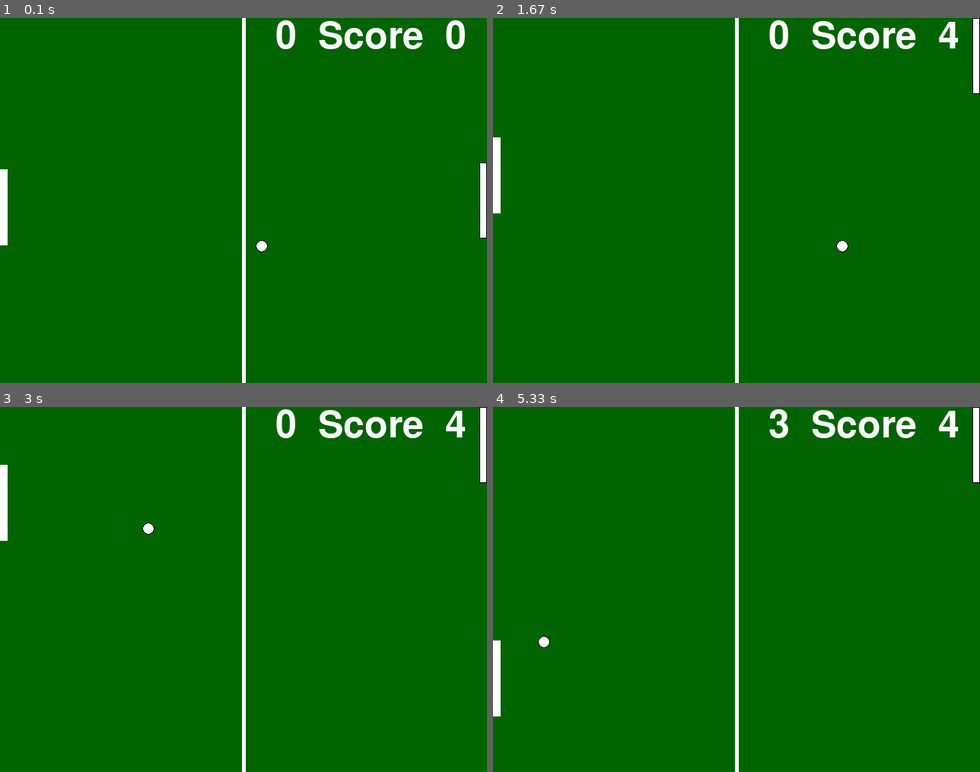
Above: before the commit, frames 1-4 (two rows, left to right).
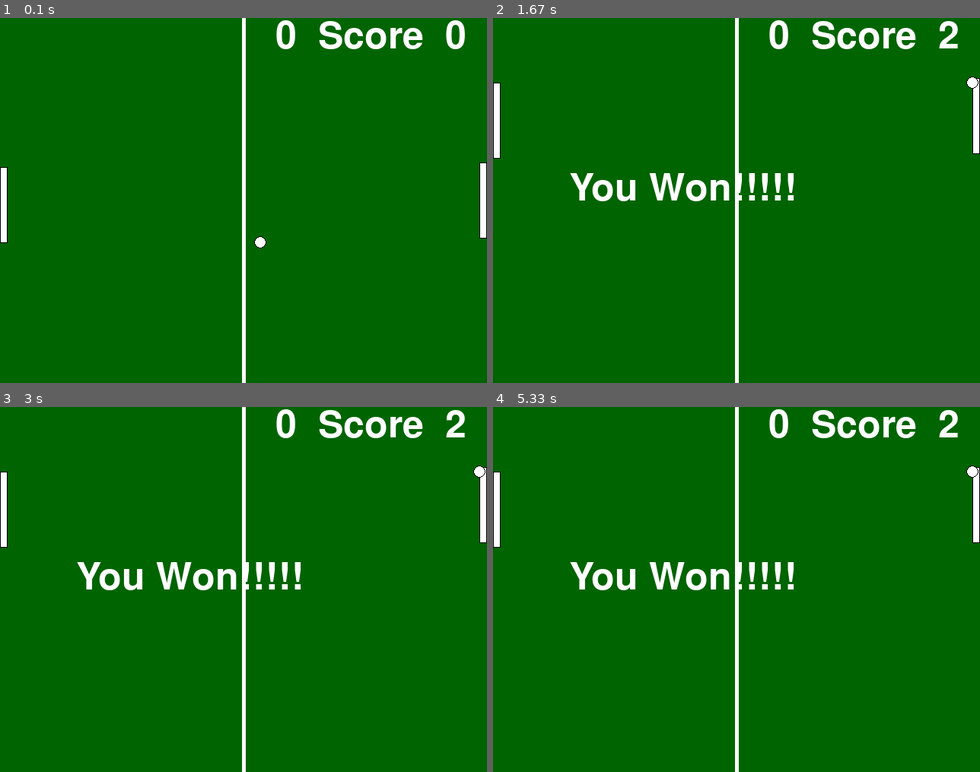
Above: after the commit, the same moments.

Repository: smoross/Pygame
Game: pygame game, started from PingPong.py
The game is run twice, just before and just after one commit, with the same random seed, the same clock (stepped at 60 frames per second) and the same inputs.
Inputs:
- Up to frame 1 (0.1 s): no input
- Up to frame 2 (1.67 s): hold Up 0.33-0.8 s; hold Down 0.83-1.13 s; hold Up 1.17-1.53 s
- Up to frame 3 (3 s): no input
- Up to frame 4 (5.33 s): no input

The runs differ from the first frame. In frame 1, 0.1% of the frame differs, in the area x 0-55%, y 40-65%; in frame 2, 2.7%; in frame 3, 2.3%; in frame 4, 3.0%, in the area x 0-100%, y 0-85%.

Commit message:
Continuing finishing touches

Diff:
--- a/PingPong.py
+++ b/PingPong.py
@@ -1,6 +1,6 @@
 print ('This is a game by Samantha Moross')
 
-import pygame, sys, random, os
+import pygame, sys, random, os, time
 from pygame.locals import Rect, DOUBLEBUF, QUIT, K_ESCAPE, KEYDOWN, K_DOWN, \
     K_LEFT, K_UP, K_RIGHT, KEYUP, K_LCTRL, K_RETURN, FULLSCREEN
 
@@ -8,8 +8,7 @@
 screensize = (640, 480)
 screen = pygame.display.set_mode(screensize)
 FPS = 200
-player_paddle_win = False
-ai_paddle_win = False
+
 #Define colors
 black = (0, 0, 0)
 white = (255, 255, 255)
@@ -44,6 +43,9 @@
 		self.ai_score = 0
 		self.player_score = 0
 
+		self.player_paddle_win = False
+		self.ai_paddle_win = False
+
 	def update(self, player_paddle, ai_paddle):
 		self.centerx += self.direction[0]*self.speedx
 		self.centery += self.direction[1]*self.speedy
@@ -51,8 +53,6 @@
 		self.rect.center = (self.centerx, self.centery)
 
 		sound = pygame.mixer.Sound(os.path.join('ping.wav'))
-
-
 
 		#makes sure if ball hits top it comes back down
 		if self.rect.top <= 0:
@@ -80,16 +80,16 @@
 			self.player_score += 1
 			sound.play()
 			self.speedx += 0.5 #speed increases when pong ball collides
-			if self.player_score == 10: #win if you score 15 points
-				player_paddle_win = True
+			if self.player_score == 1: #win if you score 15 points
+				self.player_paddle_win = True
 
 		if self.rect.colliderect(ai_paddle.rect):
 			self.direction[0] = 1
 			self.ai_score += 1
 			sound.play()
 			self.speedy += 0.5 #speed increases when pong ball collides
-			if self.ai_score == 10: #lose if the computer scores 15 points
-				ai_paddle_win = True
+			if self.ai_score == 1: #lose if the computer scores 15 points
+				self.ai_paddle_win = True
 
 	def render(self, screen):
 		pygame.draw.circle(screen, self.color, self.rect.center, self.radius, 0)
@@ -121,7 +121,7 @@
 
 	def render(self,screen):
 		pygame.draw.rect(screen, self.color, self.rect, 0)
-		pygame.draw.rect(screen, white, self.rect, 1)
+		pygame.draw.rect(screen, black, self.rect, 1)
 
 class PlayerPaddle(object):
 	def __init__(self, screensize):
@@ -166,6 +166,11 @@
 	pygame.display.set_caption('Pong')
 
 	pygame.mixer.music.load(os.path.join('ping.wav'))
+	pygame.mixer.music.load(os.path.join('win.wav'))
+	pygame.mixer.music.load(os.path.join('lose.wav'))
+
+	win = pygame.mixer.Sound(os.path.join('win.wav'))
+	lose = pygame.mixer.Sound(os.path.join('lose.wav'))
 
 	while running: #Main game loop
 		for event in pygame.event.get(): #handles events
@@ -187,18 +192,14 @@
 					player_paddle.direction = 0
 
 
+		if pong.player_paddle_win == True:
+			running = False
+		elif pong.ai_paddle_win == True:
+			running = False
+
 		ai_paddle.update(pong)
 		player_paddle.update()
 		pong.update(player_paddle, ai_paddle)
-
-		# if player_paddle_win == True:
-		# 	txt = font.render("Congratulations you win!!!!!", True, white)
-		# 	screen.blit(txt, (320, 0))
-		# elif ai_paddle_win == True:
-		# 	txt2 = font.render("Sorry, try again.", True, white)
-		# 	screen.blit(txt2, (320, 0))
-		# else:
-		# 	continue
 
 		screen.fill(green)
 		#draw vertical line for ping pong design
@@ -213,9 +214,20 @@
 		msg = font.render("   "+str(pong.ai_score)+"  Score  "+str(pong.player_score), True, white)
 		screen.blit(msg, (320, 0)) #adds score to the screen
 
+		clock.tick(FPS)
 		pygame.display.flip() #renders everything based on the update
-		clock.tick(FPS)
-
+
+	if pong.player_paddle_win == True:
+		txt = font.render("You Won!!!!!", True, white)
+		screen.blit(txt, (100, 200))
+		win.play()
+	elif pong.ai_paddle_win == True:
+		txt2 = font.render("Sorry, try again.", True, white)
+		screen.blit(txt2, (100, 200))
+		lose.play()
+
+	pygame.display.flip()
+	pygame.time.delay(5000)
 	pygame.quit()
 
 if __name__=='__main__':
Not shown, added: lose.wav
Not shown, removed: tune1.mp3
Not shown, added: win.wav
